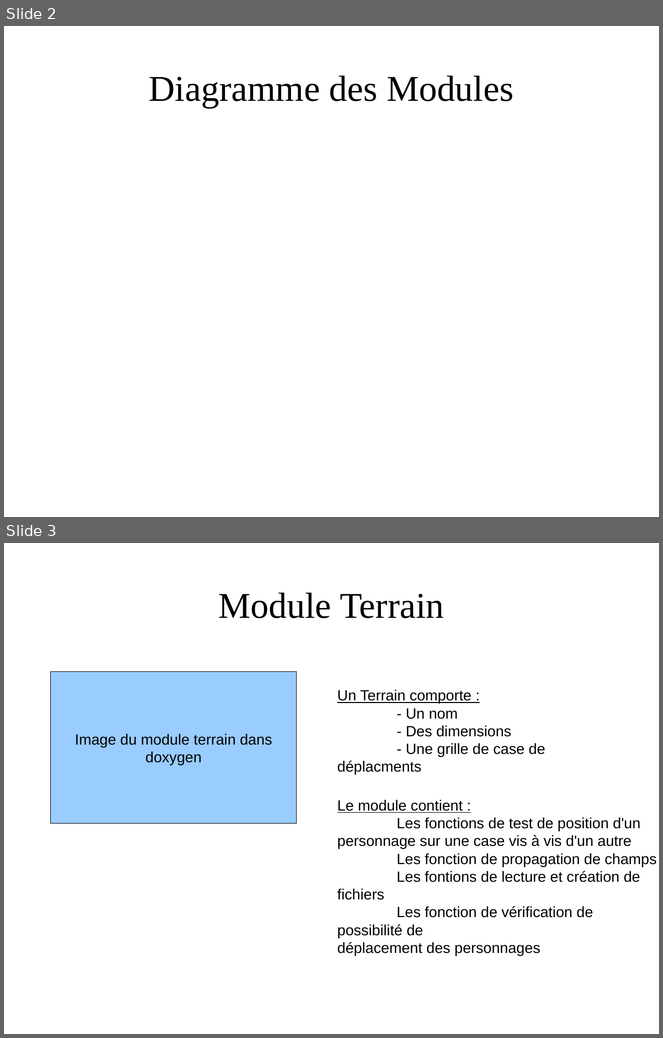
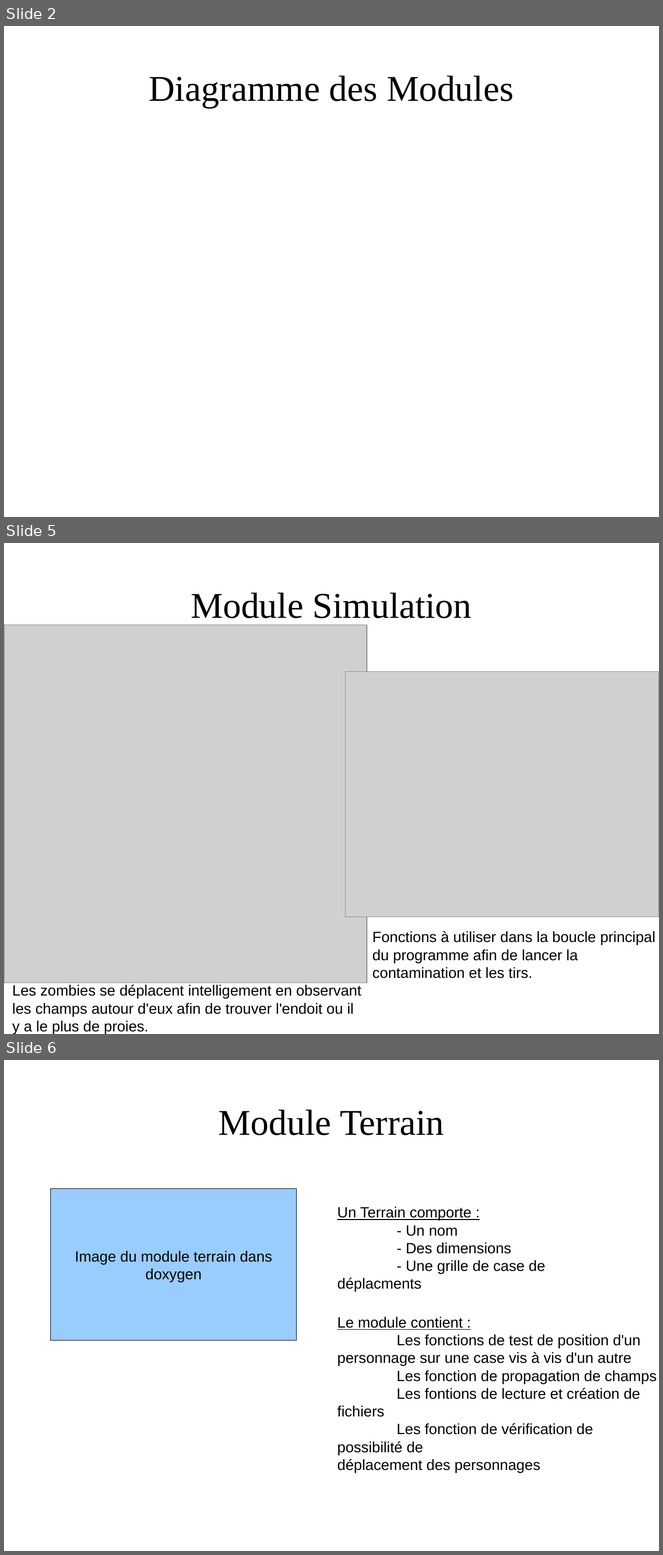
Before and after one commit to HijackHornet/Simulation-Zombies-Vs-Humains, a slide deck: doc/Présentation Projet LIF7.odp. Shown one above the other, each under a label of ours: slides 2 and 3 before the commit, slides 2, 5 and 6 after it; the slides between them are not shown. The pictures are 663x1038 and 663x1555 pixels, drawn with LibreOffice and Linux fonts; fonts in the diff are those of the drawing; grey boxes stand for pictures; background and template pictures are left out. Boxes give left, top, right and bottom in pixels: in the first picture for what was removed or moved away, otherwise in the second. Text is boxed around its words. In the diff, an @@ line names an element or a change of style, - is before the commit and + after.

```diff
--- a/doc/Présentation Projet LIF7.odp
+++ b/doc/Présentation Projet LIF7.odp
@@ slide 5 added at (4,543,659,1034), background picture (left out) @@
@@ title added at (191,592,472,618), 44 pt, text #000000 @@
+Module Simulation
@@ picture added at (4,625,367,983) @@
@@ picture added at (346,672,659,917) @@
@@ text added at (373,931,656,979), 18 pt, text #000000 @@
+Fonctions à utiliser dans la boucle principal
+du programme afin de lancer la
+contamination et les tirs.
@@ text added at (12,985,361,1034), 18 pt, text #000000 @@
+Les zombies se déplacent intelligement en observant
+les champs autour d'eux afin de trouver l'endoit ou il
+y a le plus de proies.
@@ what was slide 3 is now slide 6 @@
```
Also in this commit, not shown: 1 slide changed, 2 other slides added.
